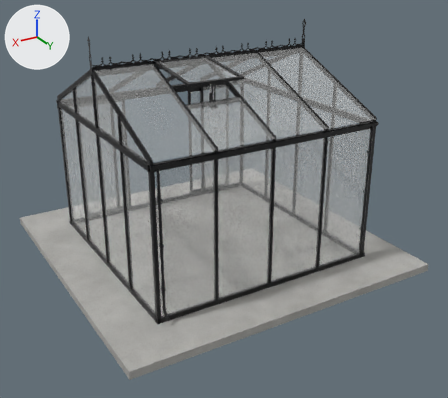
One commit to the glTF model models/scandiglas/sg-rect-10-2-10-2-decor.glb: the scene before it, then after it.
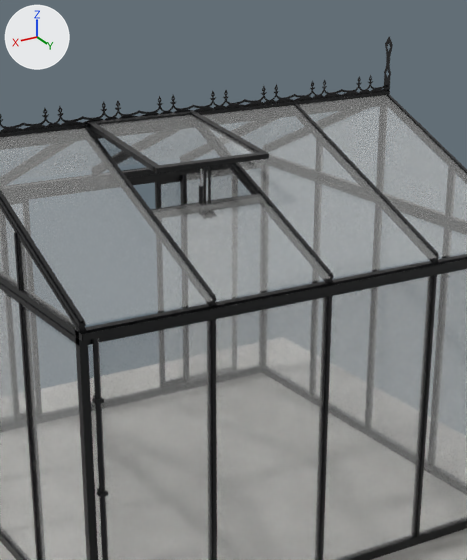
Each version is shown whole from a 50 mm camera at (4.01, 9.31, 4.15) aimed at (-0.04, 2.56, 0.77), then close up on the part from 25% to 77% of the width and 0% to 70% of the height. Every picture has the same lights, and +X, +Y and +Z are marked at upper left. The last two pictures show the newer version. Vertices at exactly the same position are counted once.

In view in the first close-up: 'scandiglas-rect-10-2-10-2-decor'.
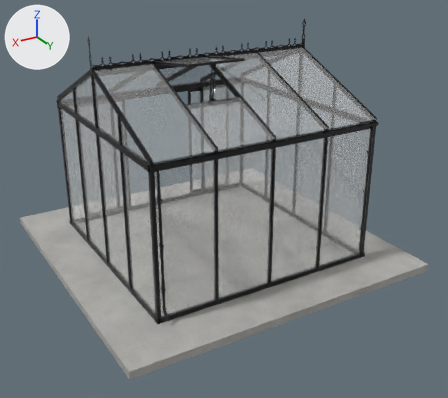
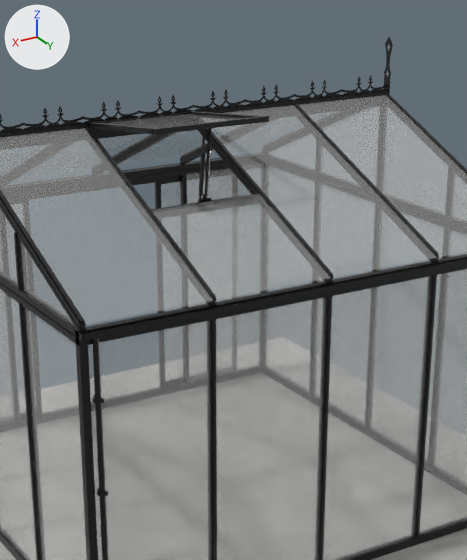
Changed parts and their boxes (x1, y1, x2, y2) in the close-ups (467 x 560 px; the box of a moved part takes in the faces that stretch with it):
part 1 of me_scandiglas, moved or reshaped: before (199, 169, 204, 205); after (199, 152, 205, 196)
part 2 of me_scandiglas, moved or reshaped: before (153, 152, 269, 173); after (152, 116, 269, 135)
part 3 of me_scandiglas, moved or reshaped (not visible afterwards): before (208, 166, 211, 203)
part 4 of me_scandiglas, moved or reshaped (not visible afterwards): before (203, 167, 206, 204)
part 5 of me_scandiglas, added: after (199, 134, 205, 199)
part 6 of me_scandiglas, added: after (205, 137, 210, 199)
part 7 of me_scandiglas, moved or reshaped: before (99, 115, 257, 165); after (206, 133, 210, 141)
part 8 of me_scandiglas, added: after (108, 114, 244, 128)
part 9 of me_scandiglas, reshaped: before (86, 111, 267, 296); after (87, 111, 261, 195)

What the commit changed:
me_scandiglas is used by ob_scandiglas_rect_10_2_10_2_decor; location (0.0, 0.0, 0.0).
me_scandiglas had 15909 vertices, 30903 faces and spanned x -2.19..2.19, y 0.0..4.38, z -0.1..3.04.
me_scandiglas now has 23704 vertices, 46046 faces and spans x -2.19..2.19, y 0.0..4.38, z -0.1..3.04.
me_scandiglas part 1: the loose piece of 131 vertices spanning x 0.41..0.44, y 3.01..3.05, z 2.24..2.51 is turned -6.2 degrees about the x axis through its middle and scaled by 1.48, then moved by (-0.04, -0.05, 0.16).
me_scandiglas part 2: the loose piece of 48 vertices spanning x 0.01..0.76, y 3.07..3.11, z 2.54..2.57 is moved by (0.0, 0.0, 0.21).
me_scandiglas part 3: the loose piece of 24 vertices spanning x 0.37, y 3.02..3.04, z 2.21..2.52 is scaled about its middle by (-1, 1.27, 0.12), then moved by (-0.01, -0.05, -0.07).
me_scandiglas part 4: the loose piece of 24 vertices spanning x 0.4..0.41, y 3.02..3.04, z 2.21..2.52 is scaled about its middle by (-1, 1.27, 0.12), then moved by (0.01, -0.05, -0.07).
me_scandiglas part 5: the loose piece of 24 vertices spanning x 0.4..0.41, y 3.02..3.04, z 2.21..2.52 is copied, and the copy is turned -6.2 degrees about the x axis through its middle and scaled by 1.37, then moved by (0.0, -0.03, 0.15); it spans x 0.4..0.41, y 2.97..3.04, z 2.3..2.72.
me_scandiglas part 6: the loose piece of 24 vertices spanning x 0.37, y 3.02..3.04, z 2.21..2.52 is copied, and the copy is turned -6.2 degrees about the x axis through its middle and scaled by 1.21, then moved by (0.02, 0.0, 0.15); it spans x 0.38..0.39, y 3.0..3.07, z 2.32..2.69.
me_scandiglas part 7: the loose piece of 24 vertices spanning x 0.05..0.72, y 2.25..3.07, z 2.55..2.66 is multiplied about its middle by the matrix ((0.0, -0.006, -0.046), (0.046, -0.006, 0.001), (-0.006, -0.046, 0.006)), then moved by (0.0, 0.38, 0.09), in mat_powder.
me_scandiglas part 8: the loose piece of 24 vertices spanning x 0.05..0.72, y 2.25..3.07, z 2.55..2.66 is copied, and the copy is scaled about its middle by (1, 1, -0.988), then moved by (0.0, 0.0, 0.11); it spans x 0.05..0.72, y 2.24..3.07, z 2.66..2.77.
me_scandiglas part 9: 13 vertices moved within x 0.0..1.18, y 2.19..2.23, z 2.65..2.71; 105 vertices removed from x 0.01..0.76, y 2.2..3.09, z 2.51..2.68; 7482 vertices added at x 0.01..0.76, y 2.2..3.09, z 2.35..2.78.
Other edits to the shape of me_scandiglas do not show in these pictures.
